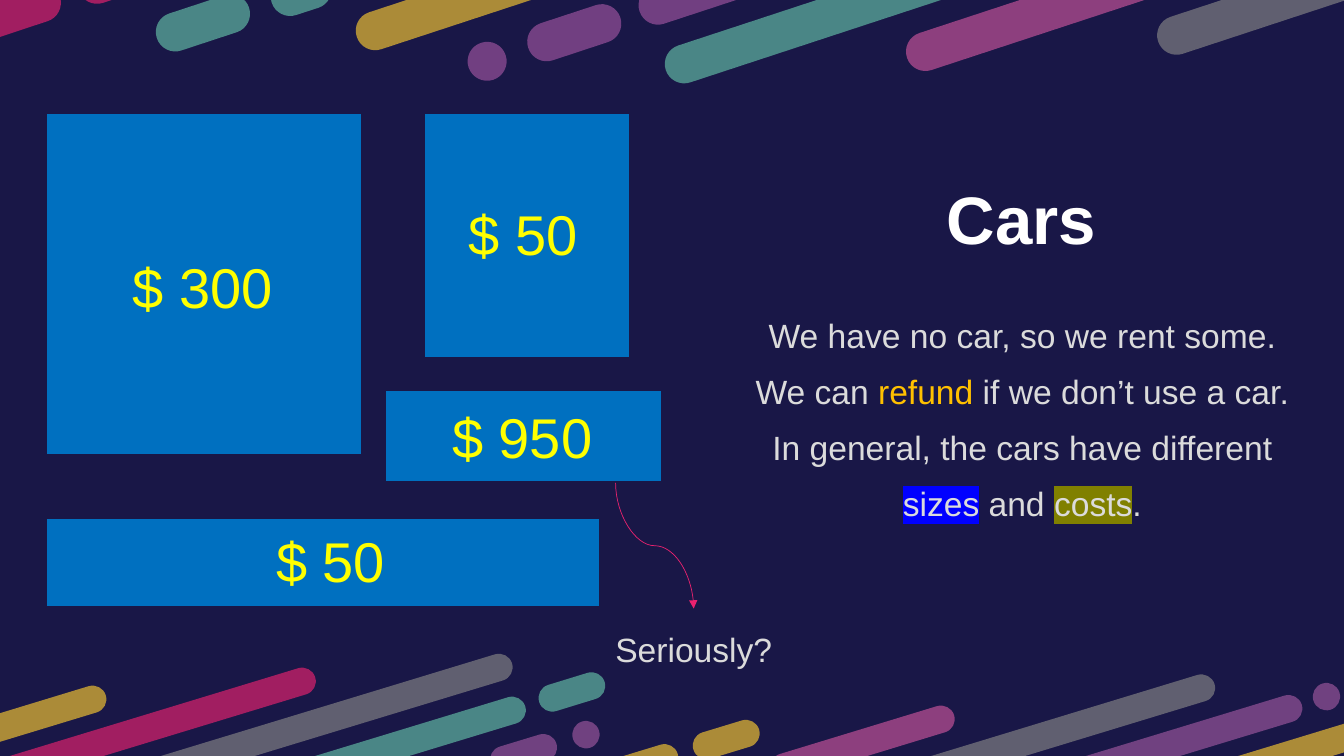
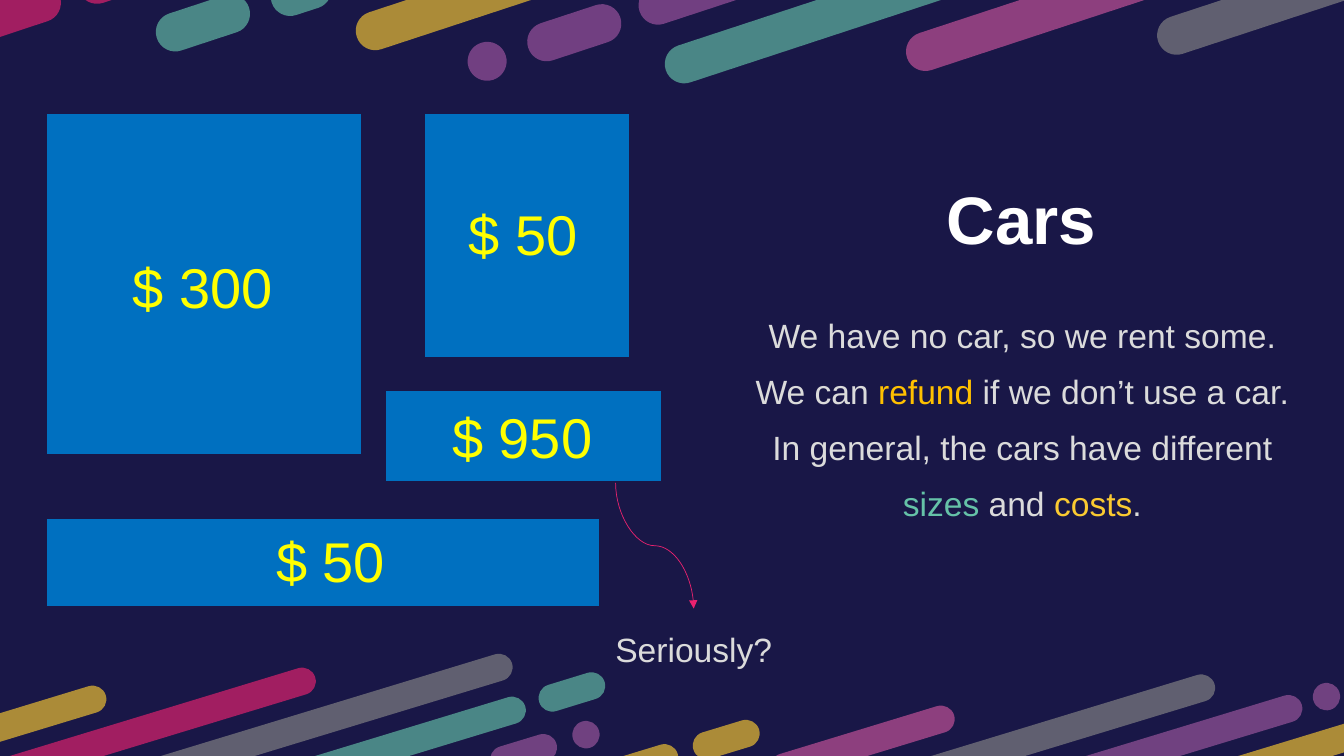
Before and after one commit to htnminh/optimization-project, a slide deck: slide 5 of presentation/General 2D Bin Packing Problem.pptx. Drawn at 1344x756 pixels with LibreOffice and Linux fonts; fonts in the diff are those of the drawing. Boxes give left, top, right and bottom in pixels: in the first picture for what was removed or moved away, otherwise in the second. Text is boxed around its words. In the diff, an @@ line names an element or a change of style, - is before the commit and + after.

```diff
--- a/presentation/General 2D Bin Packing Problem.pptx
+++ b/presentation/General 2D Bin Packing Problem.pptx
@@ text at <box>772,435,1272,517</box>: text colour #DBDBDB to #65C2A8, highlight #0000FF to none in "sizes"; text colour #DBDBDB to #FACA31, highlight #808000 to none in "costs." @@
```
Also in this commit, not shown: 13 other slides changed, 5 slides added, 19 other files.
